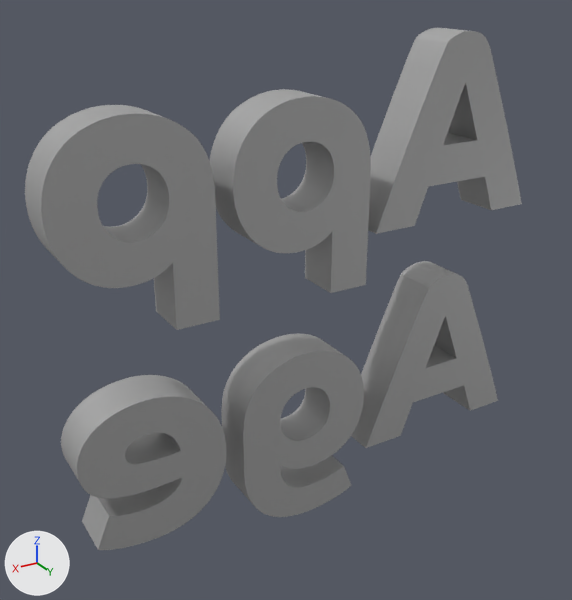
Renders of the glTF model public/models/Logo_Type.glb from each side of a commit.
Camera for both pictures: a 50 mm camera at (0.48, 0.778, 0.382) aimed at (0.031, 0.03, 0.008). Every picture has the same lights, and +X, +Y and +Z are marked at lower left. Where no turn or scale is listed for an object, it has been applied to the vertices. Vertices at the same position are counted once.

Script lines for the objects in view, before the commit:
```python
mat_default = principled_material('Default')
mat_default.base_color = (0.48, 0.48, 0.48)  # grey #b8b8b8
mat_default.metallic = 0.5
me_mesh_0 = bpy.data.meshes.new('Mesh_0')
me_mesh_0.from_pydata(...)  # 6610 vertices, 13220 faces; spans x -0.32..0.311, y 0.001..0.059, z -0.289..0.306
me_mesh_0.materials.append(mat_default)  # grey #b8b8b8
ob_default = bpy.data.objects.new('Default', me_mesh_0)
ob_default.location = (0.0, 0.0, 0.0)
```
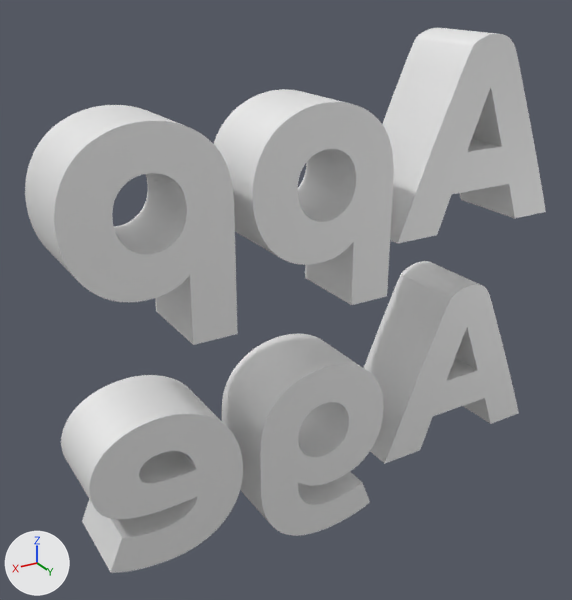
The newer file is also turned or shifted as a whole; pictures and numbers use the older file's frame.

What differs and where, as boxes (x1, y1, x2, y2) in the pictures (572 x 600 px):
'Default', recoloured, mesh rescaled (grey to white): before (25, 28, 522, 550); after (25, 28, 546, 573)

What the commit changed:
Material 'Default' (mat_default) changes colour from grey #b8b8b8 to white #ffffff; in linear values from (0.48, 0.48, 0.48) to (1.0, 1.0, 1.0).
me_mesh_0 has 6610 vertices, 13220 faces and spans x -0.32..0.311, y 0.001..0.059, z -0.289..0.306.
me_mesh_0 is used by ob_default; location (0.0, 0.0, 0.0).
me_mesh_0 part 1: the whole mesh is scaled about the mesh origin by (1, 1.72, 1).
